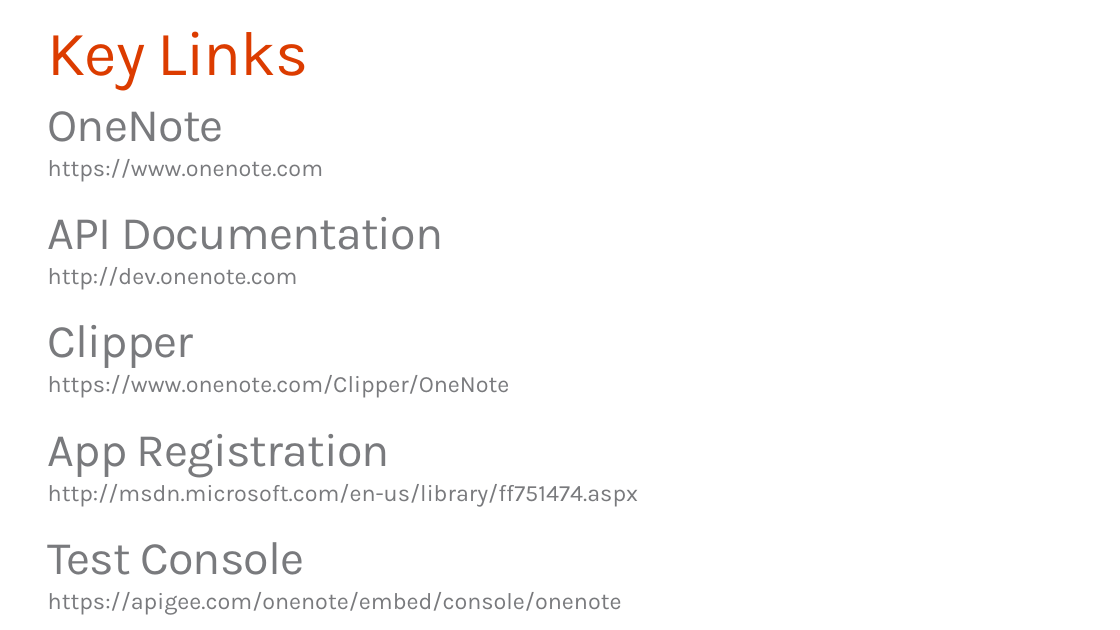
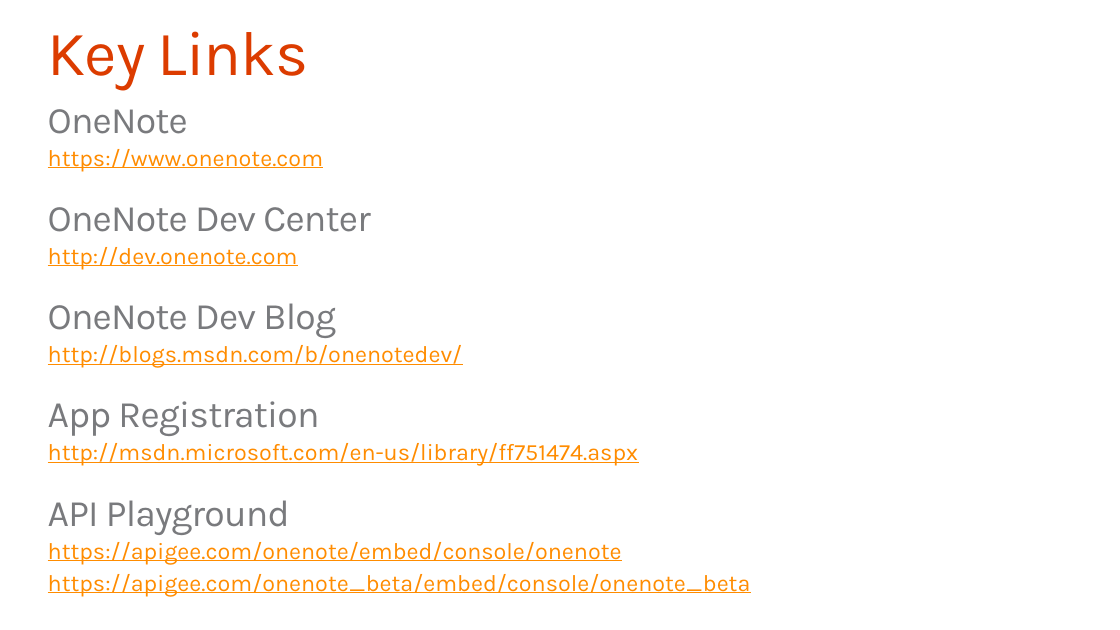
Before and after one commit to OfficeDev/TrainingContent, a slide deck: slide 33 of O3653-7 Deep Dive into the Office 365 APIs for OneNote services/O3653-7 Deep Dive into the Office 365 APIs for OneNote services.pptx (slide 32 before the commit). Drawn at 1120x630 pixels with LibreOffice and Linux fonts; fonts in the diff are those of the drawing; background and template pictures are left out. Boxes give left, top, right and bottom in pixels: in the first picture for what was removed or moved away, otherwise in the second. Text is boxed around its words. In the diff, an @@ line names an element or a change of style, - is before the commit and + after.

```diff
--- a/O3653-7 Deep Dive into the Office 365 APIs for OneNote services/O3653-7 Deep Dive into the Office 365 APIs for OneNote services.pptx
+++ b/O3653-7 Deep Dive into the Office 365 APIs for OneNote services/O3653-7 Deep Dive into the Office 365 APIs for OneNote services.pptx
@@ text at [48, 109, 638, 564]: size 40 to 32 pt in "OneNote", "App Registration"; text colour #797A7D to #FF8C00, underline on in "https://www.onenote.com", "http://dev.onenote.com", "http://msdn.microsoft.com/en-us/library/ff751474.aspx", "https://apigee.com/onenote/embed/console/onenote" @@
@@ text at [48, 207, 370, 232]: text changed; size 40 to 32 pt @@
-API Documentation
+OneNote Dev Center
@@ text at [48, 303, 463, 368]: text changed; text colour #797A7D to #FF8C00 @@
-Clipper
-  https://www.onenote.com/Clipper/OneNote
+OneNote Dev Blog
+  http://blogs.msdn.com/b/onenotedev/
@@ text at [48, 500, 290, 535]: text changed; size 40 to 32 pt @@
-Test Console
+API Playground
@@ text at [48, 574, 751, 596]: paragraph added @@
+  https://apigee.com/onenote_beta/embed/console/onenote_beta
```
Also in this commit, not shown: 6 other slides changed, 1 slide added.
